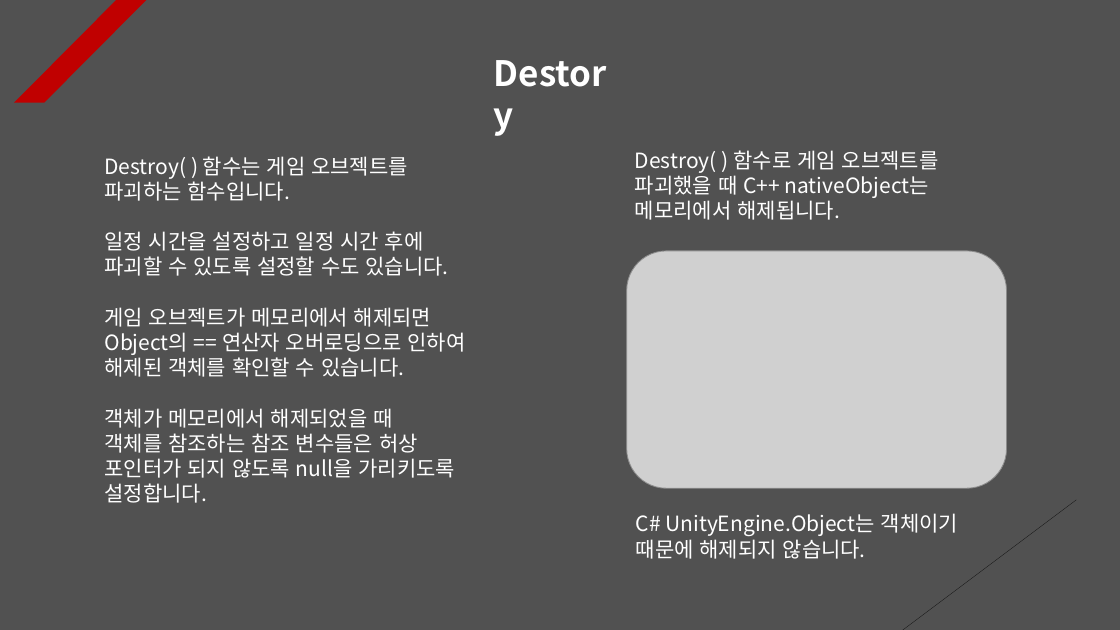
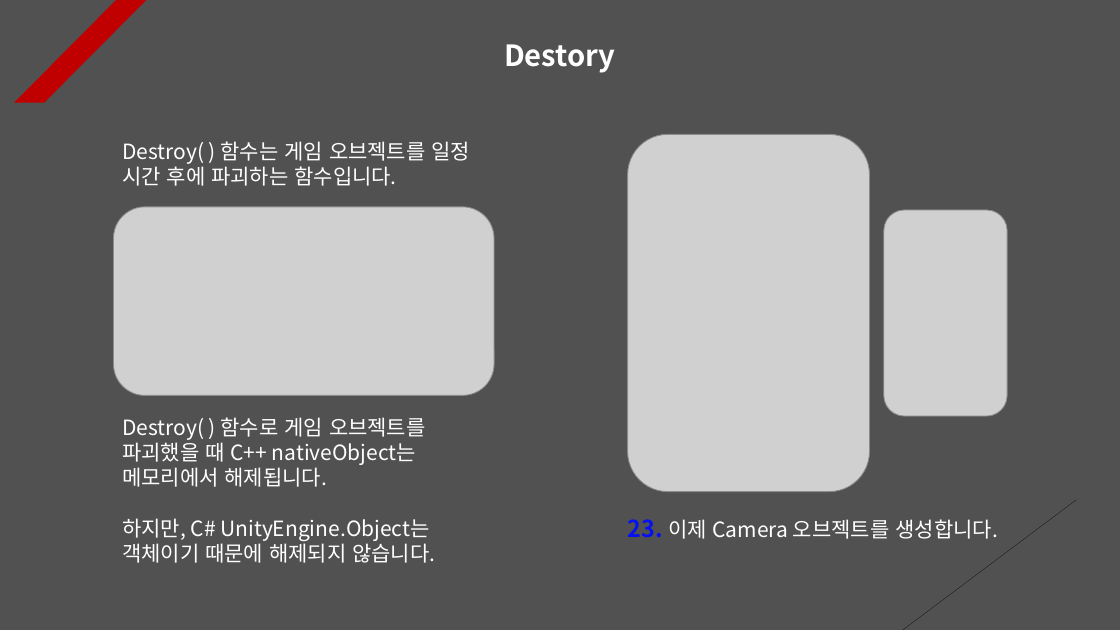
Before and after one commit to Unity2033/3D-UnityEngine, a slide deck: slide 10 of Assets/Class/Instantiate & Destroy/PPT Data/Instatiate and Destroy Example.pptx. Drawn at 1120x630 pixels with LibreOffice and Linux fonts; fonts in the diff are those of the drawing; grey boxes stand for pictures. Boxes give left, top, right and bottom in pixels: in the first picture for what was removed or moved away, otherwise in the second. Text is boxed around its words. In the diff, an @@ line names an element or a change of style, - is before the commit and + after.

```diff
--- a/Assets/Class/Instantiate & Destroy/PPT Data/Instatiate and Destroy Example.pptx
+++ b/Assets/Class/Instantiate & Destroy/PPT Data/Instatiate and Destroy Example.pptx
@@ text "Destory": place and size @@
-text "Destory" at (486,47,634,98)
+text "Destory" at (504,44,615,73)
@@ text "Destory" at (504,44,615,73): size 30 to 25 pt; alignment left to centre @@
@@ text at (122,141,471,186): text changed @@
-Destroy( ) 함수는 게임 오브젝트를 파괴하는 함수입니다.
-일정 시간을 설정하고 일정 시간 후에 파괴할 수 있도록 설정할 수도 있습니다.
-게임 오브젝트가 메모리에서 해제되면 Object의 == 연산자 오버로딩으로 인하여 해제된 객체를 확인할 수 있습니다.
-객체가 메모리에서 해제되었을 때
-객체를 참조하는 참조 변수들은 허상 포인터가 되지 않도록 null을 가리키도록 설정합니다.
+Destroy( ) 함수는 게임 오브젝트를 일정 시간 후에 파괴하는 함수입니다.
@@ picture added at (628,134,870,492) @@
@@ text removed at (635,150,939,220) @@
-Destroy( ) 함수로 게임 오브젝트를 파괴했을 때 C++ nativeObject는 메모리에서 해제됩니다.
@@ picture added at (113,207,494,395) @@
@@ picture added at (884,210,1007,416) @@
@@ picture removed at (627,251,1007,489) @@
@@ text at (122,417,435,563): text changed @@
-C# UnityEngine.Object는 객체이기 때문에 해제되지 않습니다.
+Destroy( ) 함수로 게임 오브젝트를 파괴했을 때 C++ nativeObject는 메모리에서 해제됩니다.
+하지만, C# UnityEngine.Object는 객체이기 때문에 해제되지 않습니다.
@@ text added at (628,519,997,539), 18 pt, text #FFFFFF @@
+23. 이제 Camera 오브젝트를 생성합니다.
```
Also in this commit, not shown: 1 slide added, 1 slide removed, 19 other files.
